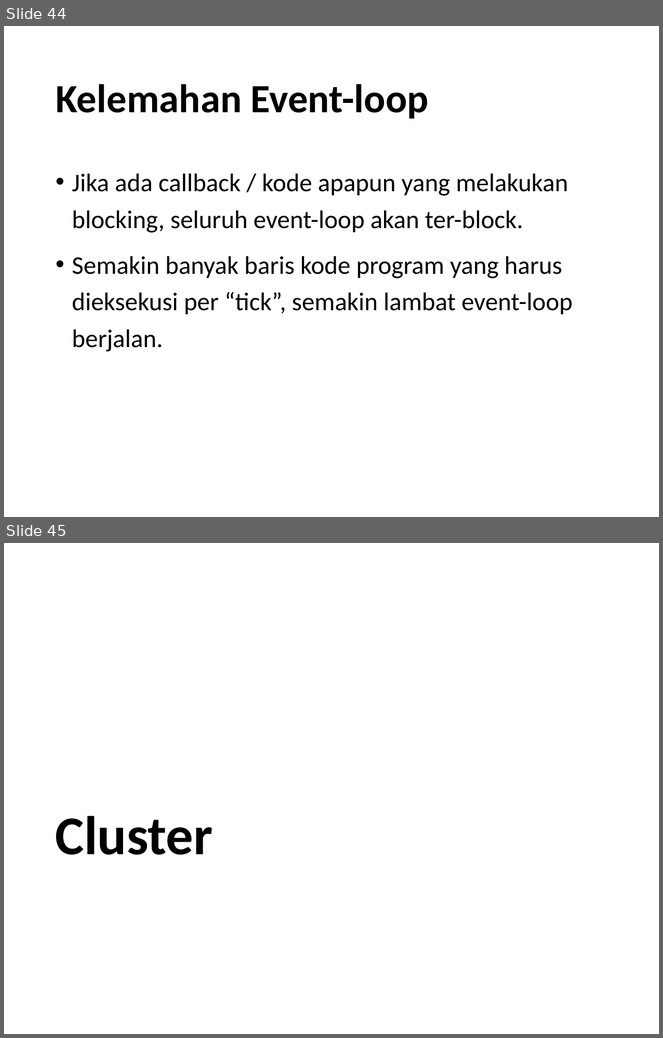
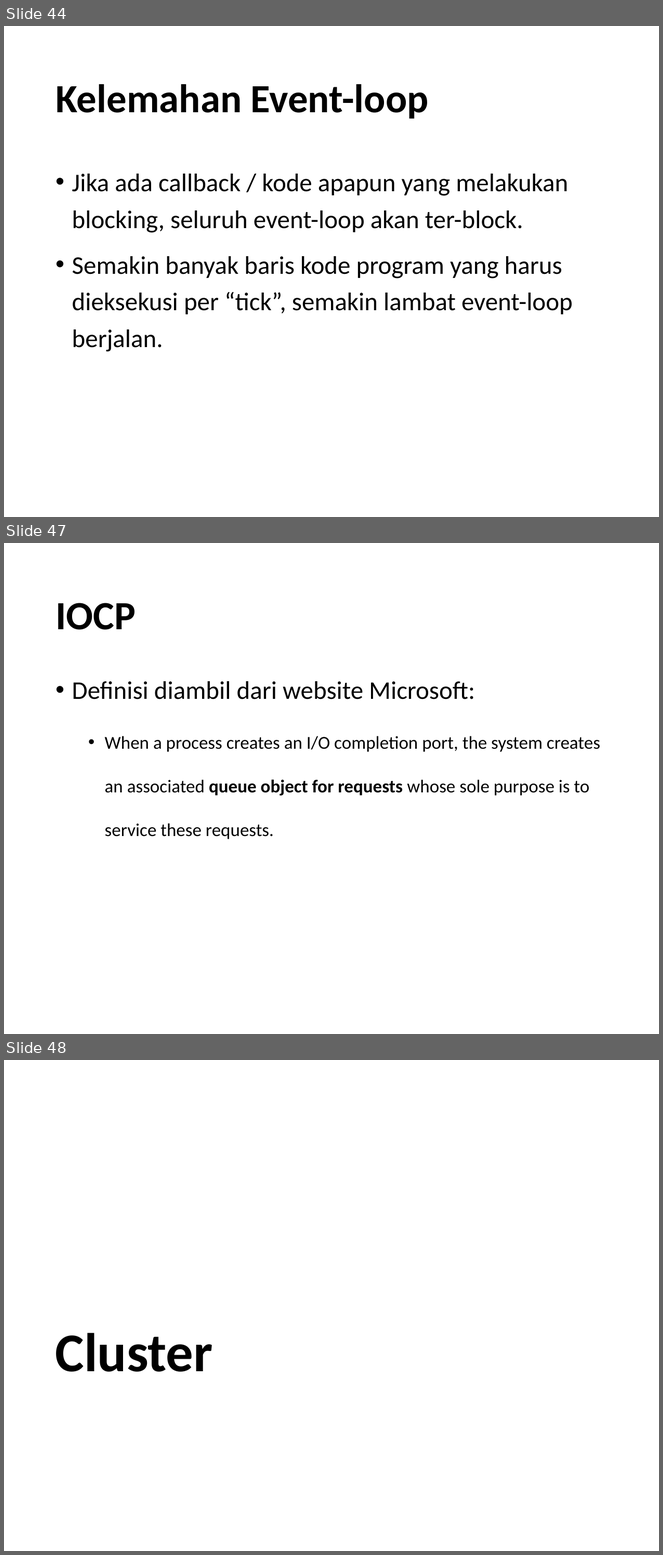
Before and after one commit to yohanesmario/chatserver, a slide deck: docs/Chat Server.pptx. Shown one above the other, each under a label of ours: slides 44 and 45 before the commit, slides 44, 47 and 48 after it; the slides between them are not shown. The pictures are 663x1038 and 663x1555 pixels, drawn with LibreOffice and Linux fonts; fonts in the diff are those of the drawing. Boxes give left, top, right and bottom in pixels: in the first picture for what was removed or moved away, otherwise in the second. Text is boxed around its words. In the diff, an @@ line names an element or a change of style, - is before the commit and + after.

```diff
--- a/docs/Chat Server.pptx
+++ b/docs/Chat Server.pptx
@@ slide 47 added at (4, 543, 659, 1034), background #FFFFFF @@
@@ title added at (55, 603, 136, 630), 44 pt, text #000000, bold @@
+IOCP
@@ text added at (72, 681, 600, 839), 20 pt, text #000000 @@
+• Definisi diambil dari website Microsoft:
+  • When a process creates an I/O completion port, the system creates an associated queue object for requests whose sole purpose is to service these requests.
@@ what was slide 45 is now slide 48 @@
```
Also in this commit, not shown: 3 slides changed, 2 other slides added.
